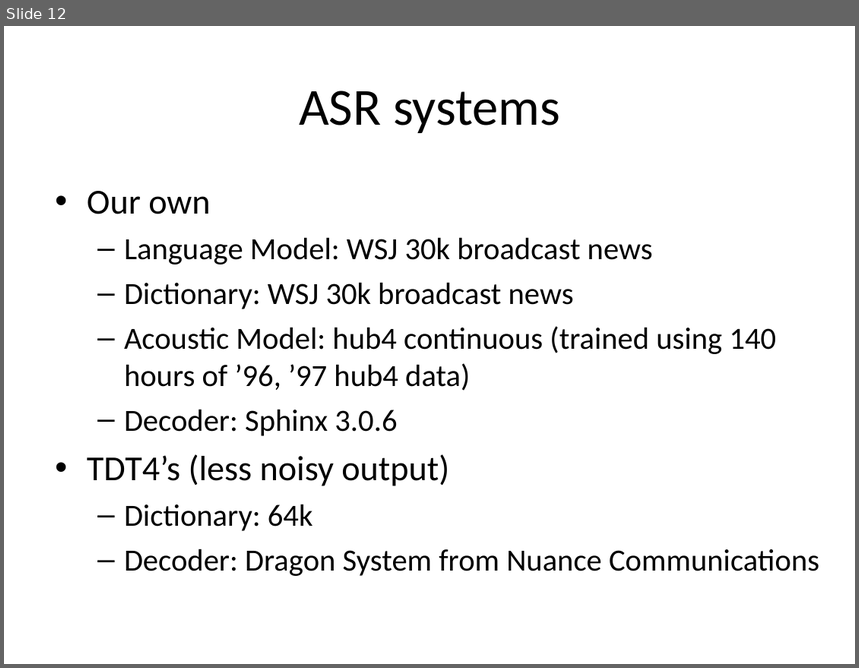
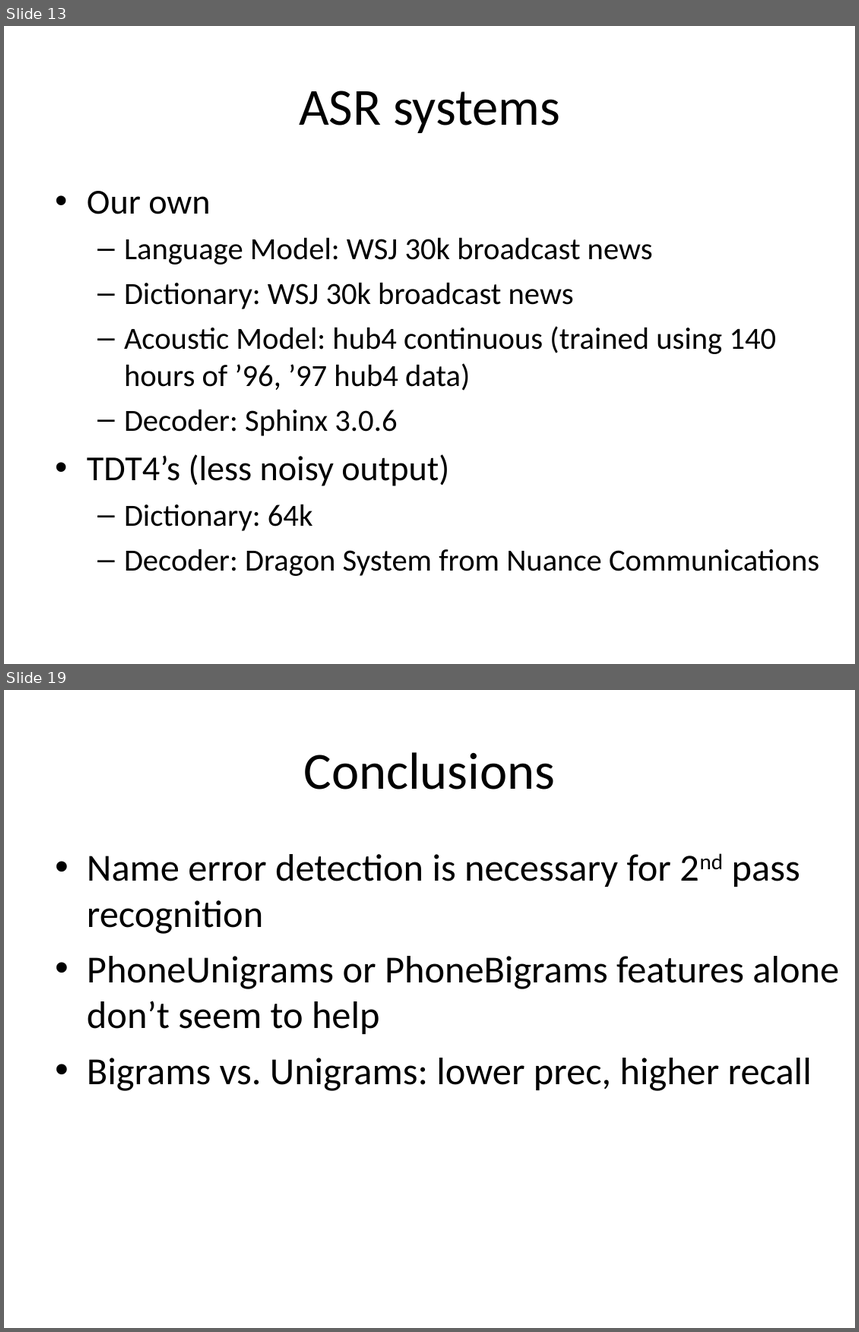
Before and after one commit to dimidd/ner-asr, a slide deck: doc/11748-A-M-DEC-02.ppt. Shown one above the other, each under a label of ours: slide 12 before the commit, slides 13 and 19 after it; the slides between them are not shown. The pictures are 859x668 and 859x1332 pixels, drawn with LibreOffice and Linux fonts; fonts in the diff are those of the drawing. Boxes give left, top, right and bottom in pixels: in the first picture for what was removed or moved away, otherwise in the second. Text is boxed around its words. In the diff, an @@ line names an element or a change of style, - is before the commit and + after.

```diff
--- a/doc/11748-A-M-DEC-02.ppt
+++ b/doc/11748-A-M-DEC-02.ppt
@@ slide 19 added at (x1=4, y1=690, x2=855, y2=1328), background #FFFFFF @@
@@ title added at (x1=304, y1=752, x2=556, y2=790), 49 pt, text #000000 @@
+Conclusions
@@ text added at (x1=87, y1=854, x2=839, y2=1091), 36 pt, text #000000 @@
+• Name error detection is necessary for 2nd pass recognition
+• PhoneUnigrams or PhoneBigrams features alone don’t seem to help
+• Bigrams vs. Unigrams: lower prec, higher recall
@@ what was slide 12 is now slide 13 @@
```
Also in this commit, not shown: 4 slides changed, 4 other slides added, 1 slide removed, 1 other file.
